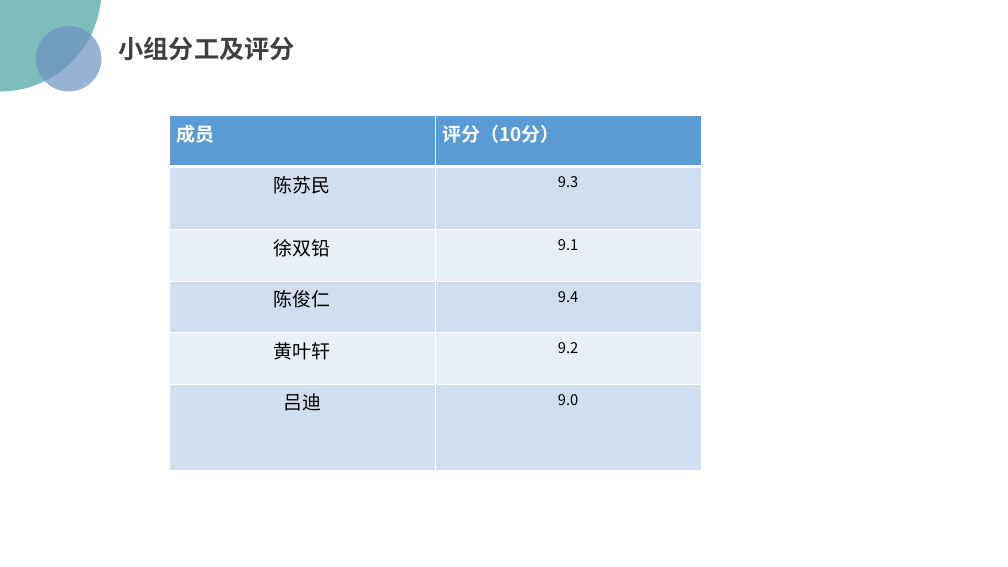
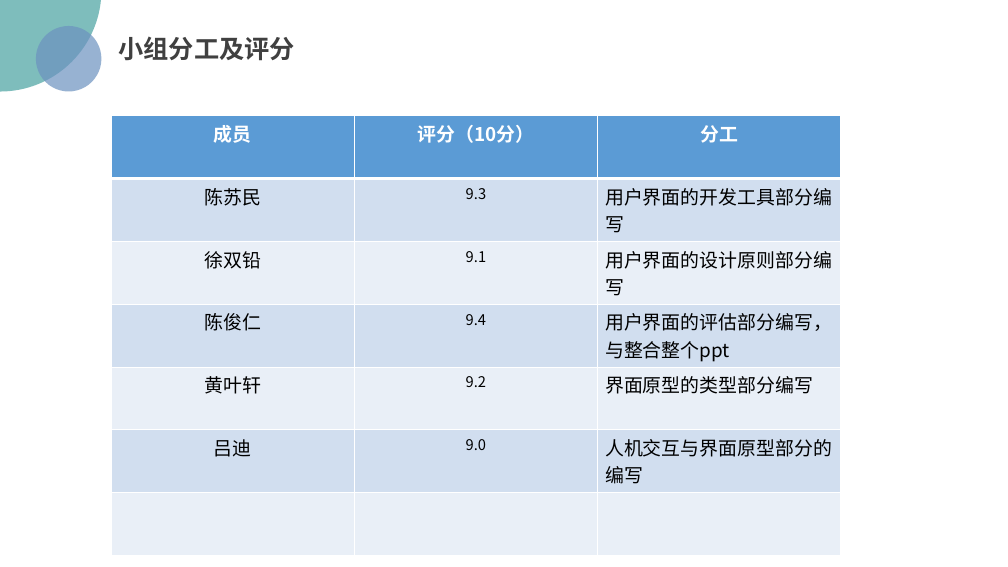
Before and after one commit to PRD2018/PRD2018-G15, a slide deck: slide 47 of 受控文档/02-其他任务/[PRD-15]UML基础二.pptx. Drawn at 1008x567 pixels with LibreOffice and Linux fonts; fonts in the diff are those of the drawing; background and template pictures are left out. Boxes give left, top, right and bottom in pixels: in the first picture for what was removed or moved away, otherwise in the second. Text is boxed around its words. In the diff, an @@ line names an element or a change of style, - is before the commit and + after.

```diff
--- a/受控文档/02-其他任务/[PRD-15]UML基础二.pptx
+++ b/受控文档/02-其他任务/[PRD-15]UML基础二.pptx
@@ table at box(111, 116, 842, 556) @@
-成员 | 评分（10分）
-陈苏民 | 9.3
-徐双铅 | 9.1
-陈俊仁 | 9.4
-黄叶轩 | 9.2
-吕迪 | 9.0
+成员 | 评分（10分） | 分工
+陈苏民 | 9.3 | 用户界面的开发工具部分编写
+徐双铅 | 9.1 | 用户界面的设计原则部分编写
+陈俊仁 | 9.4 | 用户界面的评估部分编写，与整合整个ppt
+黄叶轩 | 9.2 | 界面原型的类型部分编写
+吕迪 | 9.0 | 人机交互与界面原型部分的编写
+ |  | 
@@ table: place and size @@
-table at box(169, 116, 702, 470)
+table at box(111, 116, 842, 556)
```
Also in this commit, not shown: 17 other slides changed, 3 other files.
